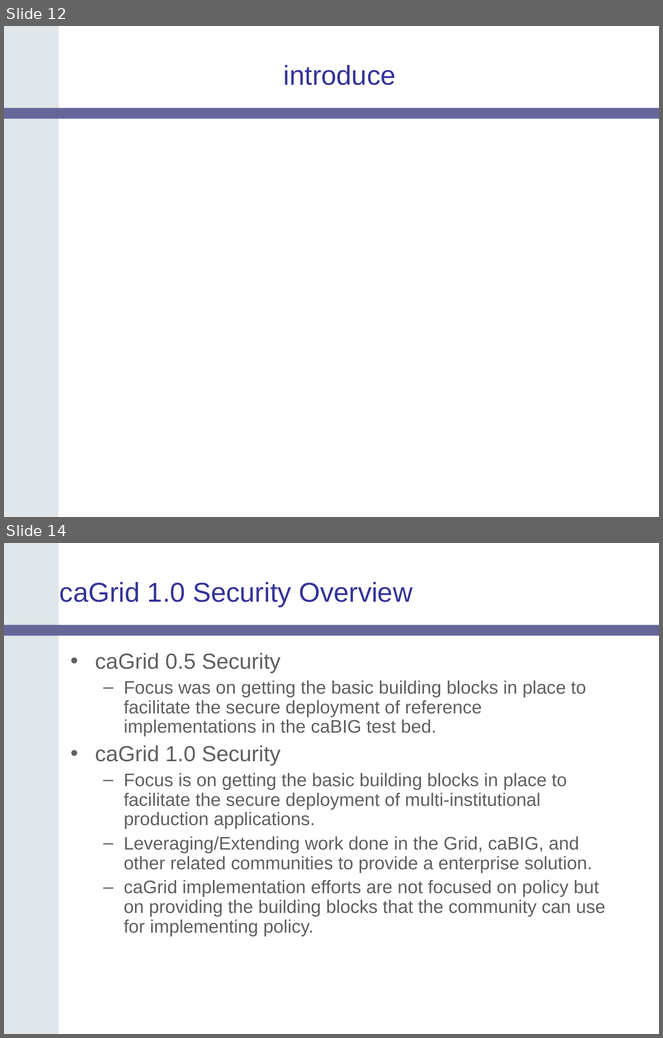
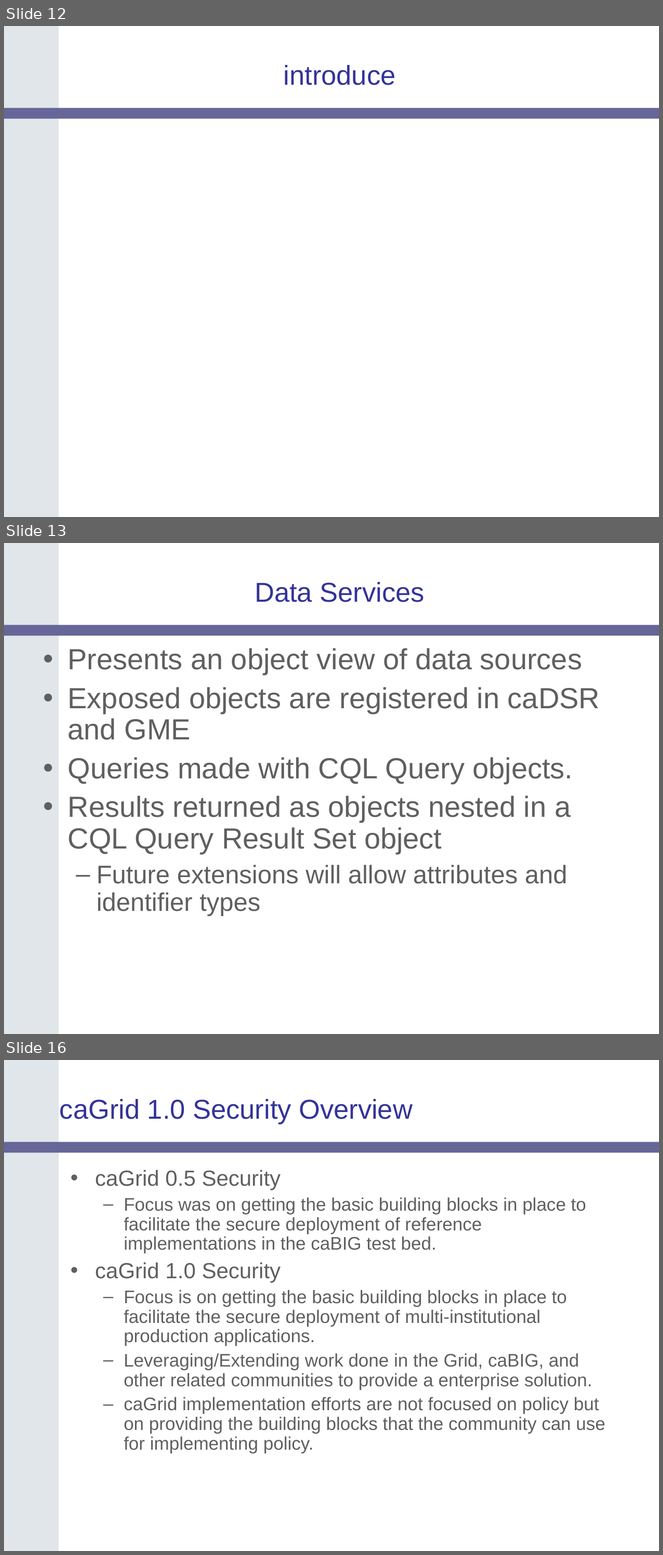
Before and after one commit to NCIP/cagrid-docs, a slide deck: presentations/200604_AnnualMeeting/caGrid-1.0-Architecture_caBIG-Annual-Meeting06.ppt. Shown one above the other, each under a label of ours: slides 12 and 14 before the commit, slides 12, 13 and 16 after it; the slides between them are not shown. The pictures are 663x1038 and 663x1555 pixels, drawn with LibreOffice and Linux fonts; fonts in the diff are those of the drawing; background and template pictures are left out. Boxes give left, top, right and bottom in pixels: in the first picture for what was removed or moved away, otherwise in the second. Text is boxed around its words. In the diff, an @@ line names an element or a change of style, - is before the commit and + after.

Commit message:
added data service slides

```diff
--- a/presentations/200604_AnnualMeeting/caGrid-1.0-Architecture_caBIG-Annual-Meeting06.ppt
+++ b/presentations/200604_AnnualMeeting/caGrid-1.0-Architecture_caBIG-Annual-Meeting06.ppt
@@ slide 13 added at bbox=[4, 543, 659, 1034], background #FFFFFF; not listed: 2 template elements that a slide beside it also shows @@
@@ title added at bbox=[255, 582, 425, 602], 30 pt, text #333399 @@
+Data Services
@@ text added at bbox=[68, 648, 600, 916], 32 pt, text #5F5F5F @@
+• Presents an object view of data sources
+• Exposed objects are registered in caDSR and GME
+• Queries made with CQL Query objects.
+• Results returned as objects nested in a CQL Query Result Set object
+  – Future extensions will allow attributes and identifier types
@@ what was slide 14 is now slide 16 @@
```
Also in this commit, not shown: 5 slides changed, 2 other slides added, 1 slide removed.
